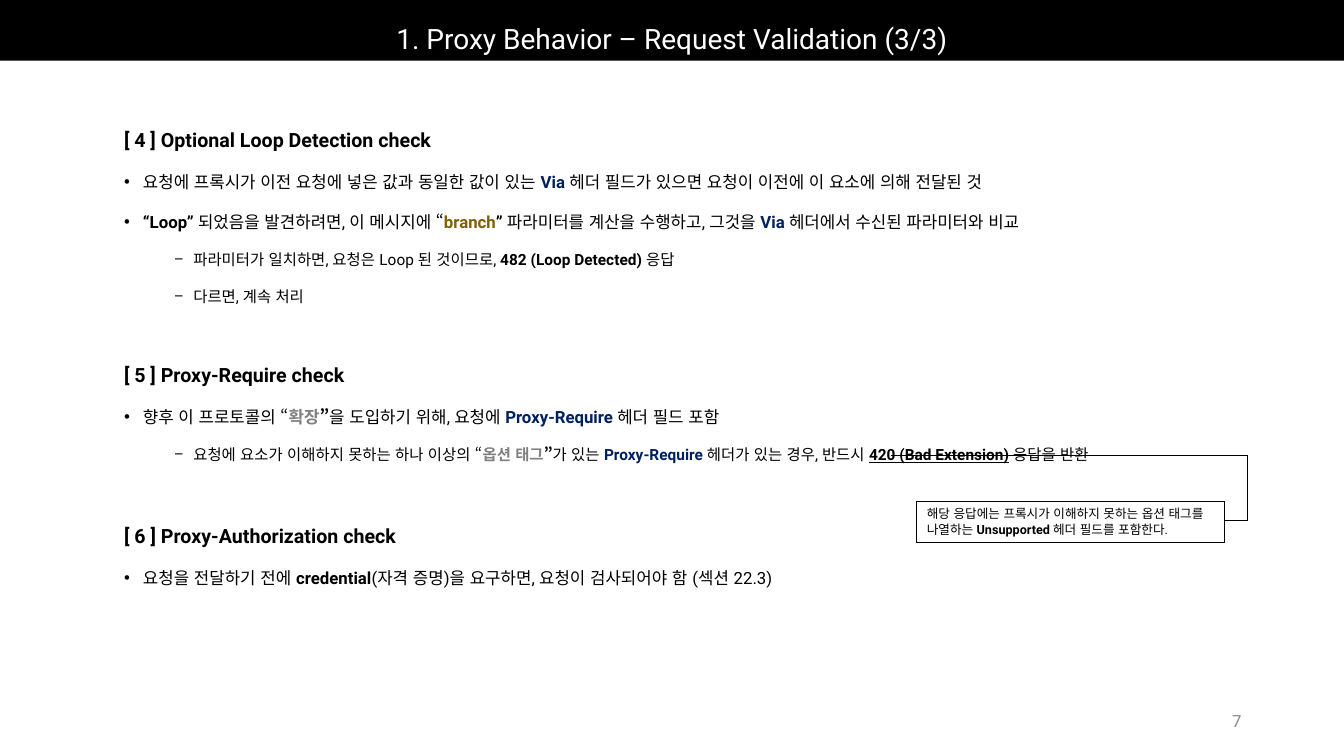
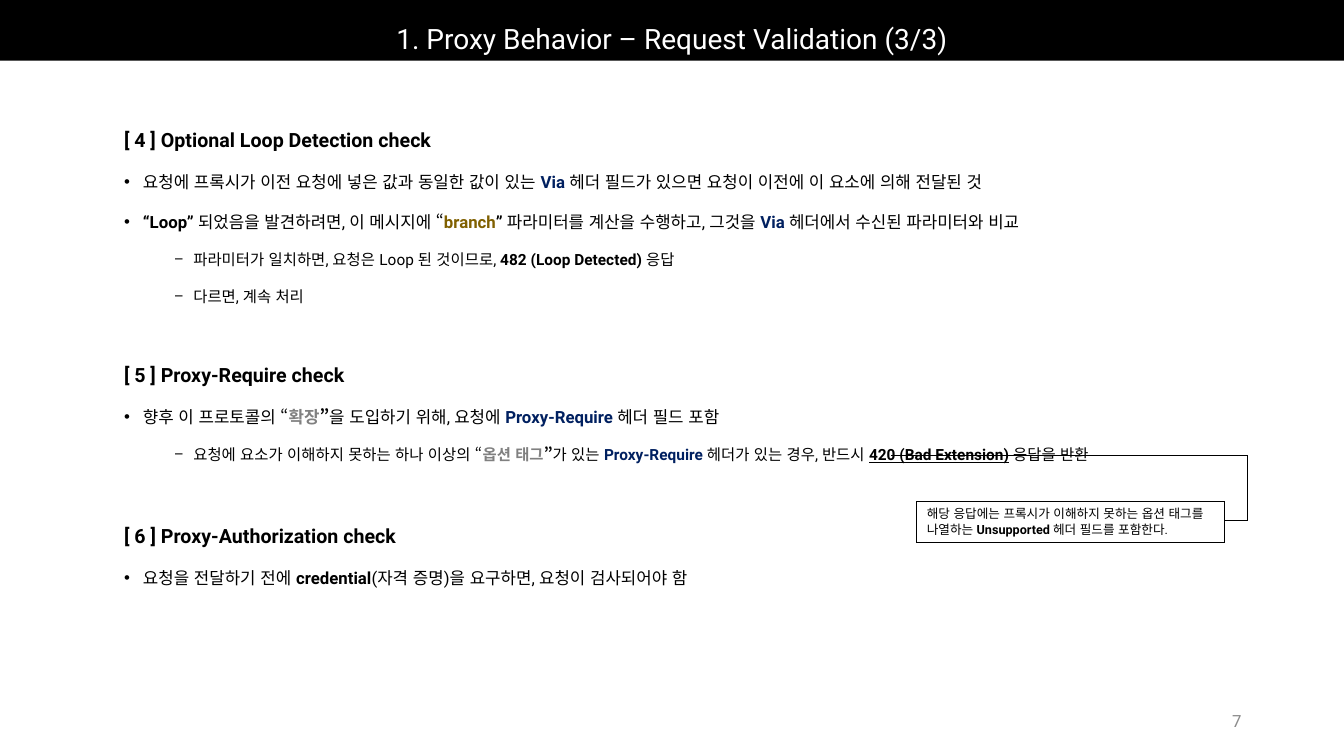
Before and after one commit to Epsilonely/SIP-Survey, a slide deck: slide 7 of 세미나 3차.pptx. Drawn at 1344x756 pixels with LibreOffice and Linux fonts; fonts in the diff are those of the drawing. Boxes give left, top, right and bottom in pixels: in the first picture for what was removed or moved away, otherwise in the second. Text is boxed around its words. In the diff, an @@ line names an element or a change of style, - is before the commit and + after.

```diff
--- a/세미나 3차.pptx
+++ b/세미나 3차.pptx
@@ text at (143,570,687,588): text changed @@
-• 요청을 전달하기 전에 credential(자격 증명)을 요구하면, 요청이 검사되어야 함 (섹션 22.3)
+• 요청을 전달하기 전에 credential(자격 증명)을 요구하면, 요청이 검사되어야 함
```
Also in this commit, not shown: 20 other slides changed, 2 slides added, 1 slide removed.
